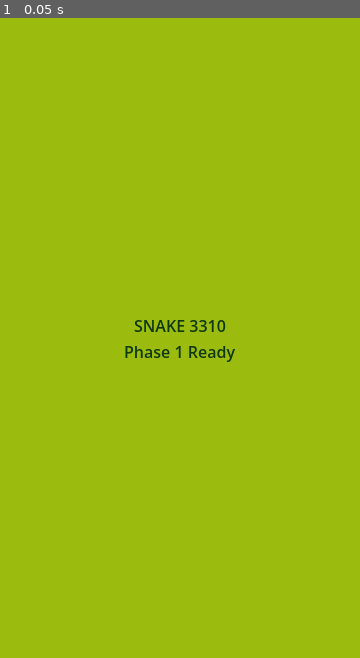
Above: before the commit, frame 1.
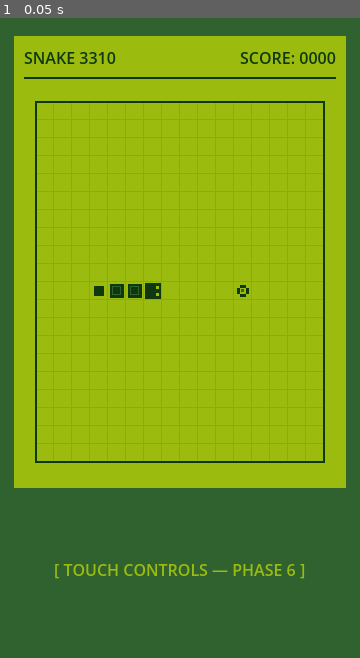
Above: after the commit, the same moment.

Repository: wiwiwinter/snake-3310-game
Game: Godot game, scene res://scenes/main/main.tscn
Two runs of this game, one before a commit and one after it. Both use one fixed random seed, a clock stepped at 60 frames per second and the inputs below.
Inputs:
- Up to frame 1 (0.05 s): no input

The runs differ from the first frame. In frame 1, 37% of the frame differs, in the area x 0-100%, y 0-100%.

Commit message:
feat(render): complete Phase 2 core game rendering and LCD grid

Diff:
--- /dev/null
+++ b/scenes/game/game_scene.tscn
@@ -0,0 +1,99 @@
+[gd_scene load_steps=3 format=3]
+
+[ext_resource type="Script" path="res://scripts/gameplay/game_scene.gd" id="1_game_scene"]
+[ext_resource type="Script" path="res://scripts/gameplay/board_renderer.gd" id="2_board_renderer"]
+
+[node name="GameScene" type="Control"]
+layout_mode = 3
+anchors_preset = 15
+anchor_right = 1.0
+anchor_bottom = 1.0
+grow_horizontal = 2
+grow_vertical = 2
+script = ExtResource("1_game_scene")
+
+[node name="OuterBezel" type="ColorRect" parent="."]
+layout_mode = 1
+anchors_preset = 15
+anchor_right = 1.0
+anchor_bottom = 1.0
+grow_horizontal = 2
+grow_vertical = 2
+color = Color(0.188235, 0.384314, 0.188235, 1)
+
+[node name="SafeMargin" type="MarginContainer" parent="."]
+layout_mode = 1
+anchors_preset = 15
+anchor_right = 1.0
+anchor_bottom = 1.0
+grow_horizontal = 2
+grow_vertical = 2
+theme_override_constants/margin_left = 14
+theme_override_constants/margin_top = 18
+theme_override_constants/margin_right = 14
+theme_override_constants/margin_bottom = 18
+
+[node name="MainColumn" type="VBoxContainer" parent="SafeMargin"]
+layout_mode = 2
+theme_override_constants/separation = 12
+
+[node name="LcdFrame" type="PanelContainer" parent="SafeMargin/MainColumn"]
+layout_mode = 2
+size_flags_vertical = 3
+
+[node name="LcdBackground" type="ColorRect" parent="SafeMargin/MainColumn/LcdFrame"]
+layout_mode = 2
+color = Color(0.607843, 0.737255, 0.0588235, 1)
+
+[node name="LcdPadding" type="MarginContainer" parent="SafeMargin/MainColumn/LcdFrame"]
+layout_mode = 2
+theme_override_constants/margin_left = 10
+theme_override_constants/margin_top = 10
+theme_override_constants/margin_right = 10
+theme_override_constants/margin_bottom = 10
+
+[node name="LcdLayout" type="VBoxContainer" parent="SafeMargin/MainColumn/LcdFrame/LcdPadding"]
+layout_mode = 2
+theme_override_constants/separation = 8
+
+[node name="HudBar" type="HBoxContainer" parent="SafeMargin/MainColumn/LcdFrame/LcdPadding/LcdLayout"]
+layout_mode = 2
+
+[node name="TitleLabel" type="Label" parent="SafeMargin/MainColumn/LcdFrame/LcdPadding/LcdLayout/HudBar"]
+layout_mode = 2
+size_flags_horizontal = 3
+theme_override_colors/font_color = Color(0.0588235, 0.219608, 0.0588235, 1)
+text = "SNAKE 3310"
+
+[node name="ScoreLabel" type="Label" parent="SafeMargin/MainColumn/LcdFrame/LcdPadding/LcdLayout/HudBar"]
+unique_name_in_owner = true
+layout_mode = 2
+theme_override_colors/font_color = Color(0.0588235, 0.219608, 0.0588235, 1)
+text = "SCORE: 0000"
+horizontal_alignment = 2
+
+[node name="HudDivider" type="ColorRect" parent="SafeMargin/MainColumn/LcdFrame/LcdPadding/LcdLayout"]
+custom_minimum_size = Vector2(0, 2)
+layout_mode = 2
+color = Color(0.0588235, 0.219608, 0.0588235, 1)
+
+[node name="BoardCenter" type="CenterContainer" parent="SafeMargin/MainColumn/LcdFrame/LcdPadding/LcdLayout"]
+layout_mode = 2
+size_flags_vertical = 3
+
+[node name="BoardRenderer" type="Control" parent="SafeMargin/MainColumn/LcdFrame/LcdPadding/LcdLayout/BoardCenter"]
+unique_name_in_owner = true
+custom_minimum_size = Vector2(288, 360)
+layout_mode = 2
+script = ExtResource("2_board_renderer")
+
+[node name="ControlsPlaceholder" type="CenterContainer" parent="SafeMargin/MainColumn"]
+custom_minimum_size = Vector2(0, 140)
+layout_mode = 2
+
+[node name="PlaceholderLabel" type="Label" parent="SafeMargin/MainColumn/ControlsPlaceholder"]
+layout_mode = 2
+theme_override_colors/font_color = Color(0.607843, 0.737255, 0.0588235, 1)
+text = "[ TOUCH CONTROLS — PHASE 6 ]"
+horizontal_alignment = 1
+vertical_alignment = 1
--- a/scenes/main/main.tscn
+++ b/scenes/main/main.tscn
@@ -1,6 +1,7 @@
-[gd_scene load_steps=2 format=3]
+[gd_scene load_steps=3 format=3]
 
 [ext_resource type="Script" path="res://scripts/core/main.gd" id="1_main"]
+[ext_resource type="PackedScene" path="res://scenes/game/game_scene.tscn" id="2_game_scene"]
 
 [node name="Main" type="Control"]
 layout_mode = 3
@@ -11,30 +12,5 @@
 grow_vertical = 2
 script = ExtResource("1_main")
 
-[node name="Background" type="ColorRect" parent="."]
+[node name="GameScene" parent="." instance=ExtResource("2_game_scene")]
 layout_mode = 1
-anchors_preset = 15
-anchor_right = 1.0
-anchor_bottom = 1.0
-grow_horizontal = 2
-grow_vertical = 2
-color = Color(0.607843, 0.737255, 0.0588235, 1)
-
-[node name="TitleLabel" type="Label" parent="."]
-layout_mode = 1
-anchors_preset = 8
-anchor_left = 0.5
-anchor_top = 0.5
-anchor_right = 0.5
-anchor_bottom = 0.5
-offset_left = -120.0
-offset_top = -24.0
-offset_right = 120.0
-offset_bottom = 24.0
-grow_horizontal = 2
-grow_vertical = 2
-theme_override_colors/font_color = Color(0.0588235, 0.219608, 0.0588235, 1)
-text = "SNAKE 3310
-Phase 1 Ready"
-horizontal_alignment = 1
-vertical_alignment = 1
--- /dev/null
+++ b/scripts/core/game_config.gd
@@ -0,0 +1,24 @@
+class_name GameConfig
+extends RefCounted
+## Shared visual palette and grid configuration constants for Snake 3310.
+
+# Classic monochrome green LCD palette
+const COLOR_LCD_BG := Color("#9BBC0F")       # Primary LCD background
+const COLOR_LCD_LIGHT := Color("#8BAC0F")    # Subtle grid lines / secondary background
+const COLOR_LCD_DARK := Color("#306230")     # Outer framing / muted accents
+const COLOR_LCD_DEEP := Color("#0F380F")     # Active LCD pixels (snake, food, borders, text)
+
+# Grid dimensions (16x20 at 18px = 288x360 px playable LCD area)
+const GRID_COLUMNS: int = 16
+const GRID_ROWS: int = 20
+const CELL_SIZE: int = 18
+
+# Default initial placement for Phase 2 rendering & new game resets
+const INITIAL_SNAKE_CELLS: Array[Vector2i] = [
+	Vector2i(6, 10),
+	Vector2i(5, 10),
+	Vector2i(4, 10),
+	Vector2i(3, 10),
+]
+const INITIAL_DIRECTION := Vector2i.RIGHT
+const INITIAL_FOOD_CELL := Vector2i(11, 10)
--- a/scripts/core/main.gd
+++ b/scripts/core/main.gd
@@ -1,7 +1,7 @@
 extends Control
 ## Root entry scene for Snake 3310.
-## Phase 1 bootstrap placeholder verifying engine initialization and LCD palette.
+## Hosts the active screen (Phase 2: GameScene directly; Phase 6: full screen navigation).
 
 
 func _ready() -> void:
-	print("Snake 3310 initialized (Phase 1 bootstrap).")
+	print("Snake 3310 initialized (Phase 2: Core Game Rendering).")
--- /dev/null
+++ b/scripts/gameplay/board_renderer.gd
@@ -0,0 +1,161 @@
+class_name BoardRenderer
+extends Control
+## Renders the monochrome LCD playfield grid, snake segments, and food item.
+
+@export var show_grid_lines: bool = true
+
+var _grid: GridSystem = GridSystem.new()
+var _snake_cells: Array[Vector2i] = []
+var _snake_direction: Vector2i = GameConfig.INITIAL_DIRECTION
+var _food_cell: Vector2i = Vector2i(-1, -1)
+
+
+func _ready() -> void:
+	_update_board_size()
+	queue_redraw()
+
+
+func set_grid(grid: GridSystem) -> void:
+	_grid = grid
+	_update_board_size()
+	queue_redraw()
+
+
+func set_snake_cells(cells: Array[Vector2i], direction: Vector2i = Vector2i.RIGHT) -> void:
+	_snake_cells = cells.duplicate()
+	_snake_direction = direction
+	queue_redraw()
+
+
+func set_food_cell(cell: Vector2i) -> void:
+	_food_cell = cell
+	queue_redraw()
+
+
+func _update_board_size() -> void:
+	if _grid == null:
+		return
+	var pixel_size: Vector2 = _grid.get_board_pixel_size()
+	custom_minimum_size = pixel_size
+	size = pixel_size
+
+
+func _draw() -> void:
+	if _grid == null:
+		return
+
+	var board_size: Vector2 = _grid.get_board_pixel_size()
+
+	# 1. LCD playfield background
+	draw_rect(Rect2(Vector2.ZERO, board_size), GameConfig.COLOR_LCD_BG, true)
+
+	# 2. Subtle pixel grid lines
+	if show_grid_lines:
+		_draw_grid_lines(board_size)
+
+	# 3. Food pixel sprite (classic monochrome diamond/cross pattern)
+	if _grid.is_within_bounds(_food_cell):
+		_draw_food(_food_cell)
+
+	# 4. Snake body and head segments
+	_draw_snake()
+
+	# 5. Crisp inner LCD playfield border
+	draw_rect(Rect2(Vector2.ZERO, board_size), GameConfig.COLOR_LCD_DEEP, false, 2.0)
+
+
+func _draw_grid_lines(board_size: Vector2) -> void:
+	var cs: int = _grid.cell_size
+	for col in range(1, _grid.columns):
+		var x: float = float(col * cs)
+		draw_line(Vector2(x, 0.0), Vector2(x, board_size.y), GameConfig.COLOR_LCD_LIGHT, 1.0)
+	for row in range(1, _grid.rows):
+		var y: float = float(row * cs)
+		draw_line(Vector2(0.0, y), Vector2(board_size.x, y), GameConfig.COLOR_LCD_LIGHT, 1.0)
+
+
+func _draw_food(cell: Vector2i) -> void:
+	var origin: Vector2 = _grid.grid_to_local(cell)
+	var cs: float = float(_grid.cell_size)
+	var px: float = floor(cs / 6.0) # 3px sub-pixel unit for 18px cells
+
+	# Classic 3310-style 4-dot diamond food pattern
+	var rects: Array[Rect2] = [
+		Rect2(origin + Vector2(px * 2.0, px * 1.0), Vector2(px * 2.0, px * 1.0)), # Top
+		Rect2(origin + Vector2(px * 2.0, px * 4.0), Vector2(px * 2.0, px * 1.0)), # Bottom
+		Rect2(origin + Vector2(px * 1.0, px * 2.0), Vector2(px * 1.0, px * 2.0)), # Left
+		Rect2(origin + Vector2(px * 4.0, px * 2.0), Vector2(px * 1.0, px * 2.0)), # Right
+	]
+	for r in rects:
+		draw_rect(r, GameConfig.COLOR_LCD_DEEP, true)
+
+	# Subtle center pixel accent
+	draw_rect(Rect2(origin + Vector2(px * 2.5, px * 2.5), Vector2(px, px)), GameConfig.COLOR_LCD_DARK, true)
+
+
+func _draw_snake() -> void:
+	var cs: float = float(_grid.cell_size)
+	var pad: float = 2.0
+
+	for i in range(_snake_cells.size()):
+		var cell: Vector2i = _snake_cells[i]
+		if not _grid.is_within_bounds(cell):
+			continue
+
+		var origin: Vector2 = _grid.grid_to_local(cell)
+		var is_head: bool = (i == 0)
+		var is_tail: bool = (i == _snake_cells.size() - 1 and _snake_cells.size() > 1)
+
+		if is_head:
+			_draw_snake_head(origin, cs)
+		elif is_tail:
+			var tail_pad: float = pad + 2.0
+			draw_rect(
+				Rect2(origin + Vector2(tail_pad, tail_pad), Vector2(cs - tail_pad * 2.0, cs - tail_pad * 2.0)),
+				GameConfig.COLOR_LCD_DEEP,
+				true
+			)
+		else:
+			# Classic segmented LCD body block with subtle inner highlight
+			draw_rect(
+				Rect2(origin + Vector2(pad, pad), Vector2(cs - pad * 2.0, cs - pad * 2.0)),
+				GameConfig.COLOR_LCD_DEEP,
+				true
+			)
+			var inner_pad: float = pad + 3.0
+			draw_rect(
+				Rect2(origin + Vector2(inner_pad, inner_pad), Vector2(cs - inner_pad * 2.0, cs - inner_pad * 2.0)),
+				GameConfig.COLOR_LCD_DARK,
+				false,
+				1.0
+			)
+
+
+func _draw_snake_head(origin: Vector2, cs: float) -> void:
+	var pad: float = 1.0
+	draw_rect(
+		Rect2(origin + Vector2(pad, pad), Vector2(cs - pad * 2.0, cs - pad * 2.0)),
+		GameConfig.COLOR_LCD_DEEP,
+		true
+	)
+
+	# Draw two crisp LCD eyes oriented in the current movement direction
+	var eye_size := Vector2(3.0, 3.0)
+	var eye_a: Vector2
+	var eye_b: Vector2
+
+	if _snake_direction == Vector2i.RIGHT:
+		eye_a = Vector2(cs - 6.0, 4.0)
+		eye_b = Vector2(cs - 6.0, cs - 7.0)
+	elif _snake_direction == Vector2i.LEFT:
+		eye_a = Vector2(3.0, 4.0)
+		eye_b = Vector2(3.0, cs - 7.0)
+	elif _snake_direction == Vector2i.UP:
+		eye_a = Vector2(4.0, 3.0)
+		eye_b = Vector2(cs - 7.0, 3.0)
+	else: # DOWN
+		eye_a = Vector2(4.0, cs - 6.0)
+		eye_b = Vector2(cs - 7.0, cs - 6.0)
+
+	draw_rect(Rect2(origin + eye_a, eye_size), GameConfig.COLOR_LCD_BG, true)
+	draw_rect(Rect2(origin + eye_b, eye_size), GameConfig.COLOR_LCD_BG, true)
--- /dev/null
+++ b/scripts/gameplay/game_scene.gd
@@ -0,0 +1,24 @@
+class_name GameScene
+extends Control
+## Main game scene hosting the monochrome LCD frame, HUD strip, and BoardRenderer.
+
+@onready var board_renderer: BoardRenderer = %BoardRenderer
+@onready var score_label: Label = %ScoreLabel
+
+var grid: GridSystem
+
+
+func _ready() -> void:
+	grid = GridSystem.new(
+		GameConfig.GRID_COLUMNS,
+		GameConfig.GRID_ROWS,
+		GameConfig.CELL_SIZE
+	)
+	_initialize_board_preview()
+
+
+func _initialize_board_preview() -> void:
+	board_renderer.set_grid(grid)
+	board_renderer.set_snake_cells(GameConfig.INITIAL_SNAKE_CELLS, GameConfig.INITIAL_DIRECTION)
+	board_renderer.set_food_cell(GameConfig.INITIAL_FOOD_CELL)
+	score_label.text = "SCORE: 0000"
--- /dev/null
+++ b/scripts/gameplay/grid_system.gd
@@ -0,0 +1,42 @@
+class_name GridSystem
+extends RefCounted
+## Manages discrete 2D grid coordinates, bounds validation, wraparound, and pixel mapping.
+
+var columns: int
+var rows: int
+var cell_size: int
+
+
+func _init(
+	p_columns: int = GameConfig.GRID_COLUMNS,
+	p_rows: int = GameConfig.GRID_ROWS,
+	p_cell_size: int = GameConfig.CELL_SIZE
+) -> void:
+	columns = maxi(1, p_columns)
+	rows = maxi(1, p_rows)
+	cell_size = maxi(1, p_cell_size)
+
+
+func is_within_bounds(cell: Vector2i) -> bool:
+	return cell.x >= 0 and cell.x < columns and cell.y >= 0 and cell.y < rows
+
+
+func wrap_cell(cell: Vector2i) -> Vector2i:
+	return Vector2i(posmod(cell.x, columns), posmod(cell.y, rows))
+
+
+func grid_to_local(cell: Vector2i) -> Vector2:
+	return Vector2(cell.x * cell_size, cell.y * cell_size)
+
+
+func grid_to_center(cell: Vector2i) -> Vector2:
+	var half: float = float(cell_size) * 0.5
+	return grid_to_local(cell) + Vector2(half, half)
+
+
+func get_board_pixel_size() -> Vector2:
+	return Vector2(columns * cell_size, rows * cell_size)
+
+
+func get_total_cells() -> int:
+	return columns * rows
--- /dev/null
+++ b/tests/test_phase2_rendering.gd
@@ -0,0 +1,52 @@
+extends SceneTree
+## Automated headless verification for Phase 2 (GridSystem, BoardRenderer, GameScene).
+
+var _failures: int = 0
+
+
+func _init() -> void:
+	_test_grid_system()
+	_test_game_scene_instantiation()
+
+	if _failures == 0:
+		print("PASS: All Phase 2 rendering & grid tests succeeded.")
+		quit(0)
+	else:
+		printerr("FAIL: %d Phase 2 test(s) failed." % _failures)
+		quit(1)
+
+
+func _assert_true(condition: bool, message: String) -> void:
+	if not condition:
+		printerr("  [FAIL] " + message)
+		_failures += 1
+
+
+func _test_grid_system() -> void:
+	var grid := GridSystem.new(16, 20, 18)
+	_assert_true(grid.get_board_pixel_size() == Vector2(288, 360), "Board pixel size should be 288x360")
+	_assert_true(grid.get_total_cells() == 320, "Total cells should be 320")
+	_assert_true(grid.is_within_bounds(Vector2i(0, 0)), "(0,0) should be in bounds")
+	_assert_true(grid.is_within_bounds(Vector2i(15, 19)), "(15,19) should be in bounds")
+	_assert_true(not grid.is_within_bounds(Vector2i(-1, 0)), "(-1,0) should be out of bounds")
+	_assert_true(not grid.is_within_bounds(Vector2i(16, 0)), "(16,0) should be out of bounds")
+	_assert_true(not grid.is_within_bounds(Vector2i(0, 20)), "(0,20) should be out of bounds")
+	_assert_true(grid.wrap_cell(Vector2i(-1, 20)) == Vector2i(15, 0), "Wrap (-1,20) should become (15,0)")
+	_assert_true(grid.wrap_cell(Vector2i(16, -1)) == Vector2i(0, 19), "Wrap (16,-1) should become (0,19)")
+	_assert_true(grid.grid_to_local(Vector2i(2, 3)) == Vector2(36, 54), "grid_to_local(2,3) should be (36,54)")
+	_assert_true(grid.grid_to_center(Vector2i(0, 0)) == Vector2(9, 9), "grid_to_center(0,0) should be (9,9)")
+
+
+func _test_game_scene_instantiation() -> void:
+	var packed: PackedScene = load("res://scenes/game/game_scene.tscn")
+	_assert_true(packed != null, "game_scene.tscn should load cleanly")
+	if packed == null:
+		return
+
+	var instance: Node = packed.instantiate()
+	root.add_child(instance)
+	var board: BoardRenderer = instance.get_node("%BoardRenderer") as BoardRenderer
+	_assert_true(board != null, "GameScene should contain %BoardRenderer")
+	if board != null:
+		_assert_true(board.custom_minimum_size == Vector2(288, 360), "BoardRenderer minimum size should be 288x360")
+	instance.free()
Not shown, added: scripts/core/game_config.gd.uid
Not shown, added: scripts/gameplay/board_renderer.gd.uid
Not shown, added: scripts/gameplay/game_scene.gd.uid
Not shown, added: scripts/gameplay/grid_system.gd.uid
Not shown, added: tests/test_phase2_rendering.gd.uid
Not shown, changed: CHANGELOG.md
Not shown, changed: DEVELOPMENT_PLAN.md
Not shown, changed: GUIDE.md
